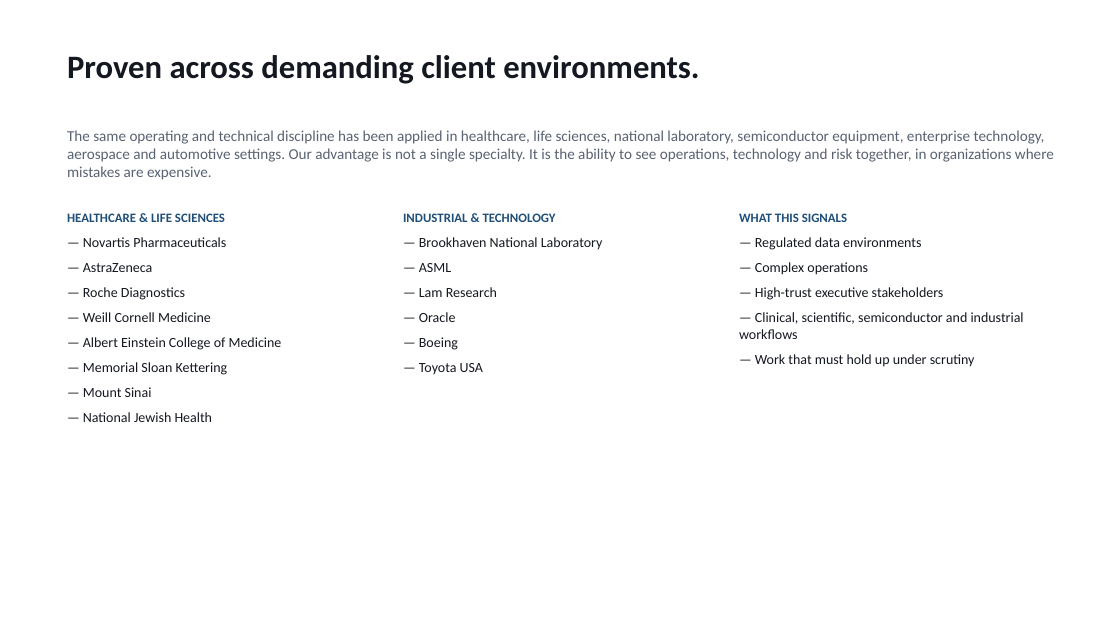
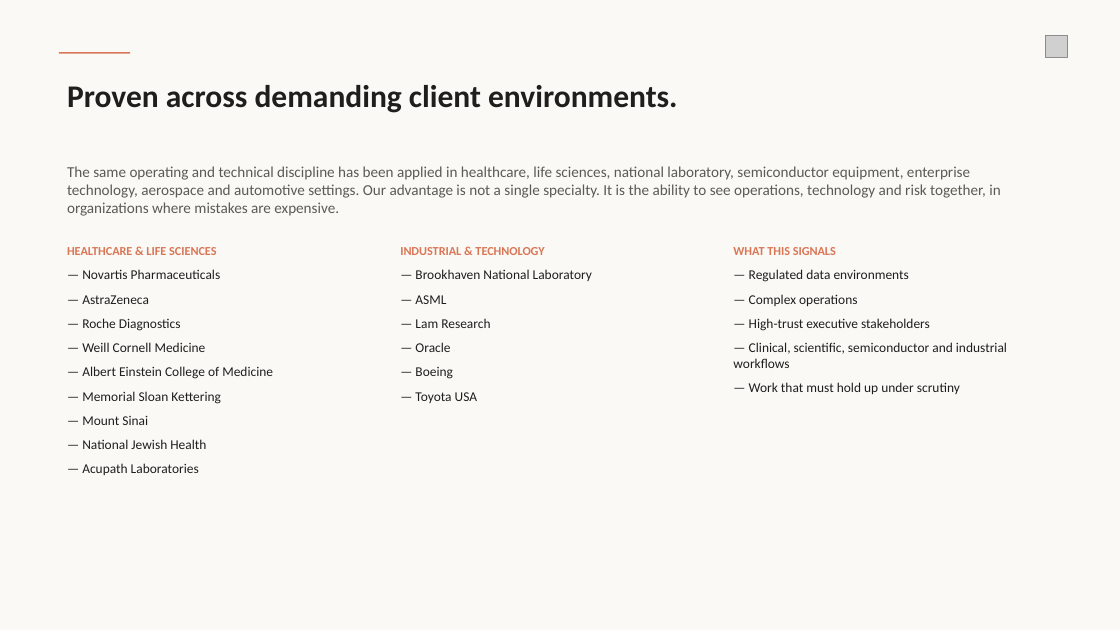
Before and after one commit to wirewalktech/AI-Extension, a slide deck: slide 9 of operating-review.pptx. Drawn at 1120x630 pixels with LibreOffice and Linux fonts; fonts in the diff are those of the drawing; grey boxes stand for pictures. Boxes give left, top, right and bottom in pixels: in the first picture for what was removed or moved away, otherwise in the second. Text is boxed around its words. In the diff, an @@ line names an element or a change of style, - is before the commit and + after.

```diff
--- a/operating-review.pptx
+++ b/operating-review.pptx
@@ background #FFFFFF to #FAF9F5 @@
@@ rectangle added at bbox=[59, 52, 130, 54], fill #D97757 @@
@@ picture added at bbox=[1046, 35, 1068, 57] @@
@@ text "Proven across demanding client environments.": place and size @@
-text "Proven across demanding client environments." at bbox=[67, 55, 699, 84]
+text "Proven across demanding client environments." at bbox=[67, 85, 678, 113]
@@ text "Proven across demanding client environments." at bbox=[67, 85, 678, 113]: size 28 to 27 pt, text colour #141820 to #1F1E1D @@
@@ text "The same operating and technical ...": place and size @@
-text "The same operating and technical ..." at bbox=[67, 130, 1054, 180]
+text "The same operating and technical ..." at bbox=[67, 166, 1000, 216]
@@ text "The same operating and technical ..." at bbox=[67, 166, 1000, 216]: text colour #5A6372 to #5C5A54 @@
@@ text "HEALTHCARE & LIFE SCIENCES": place and size @@
-text "HEALTHCARE & LIFE SCIENCES" at bbox=[67, 213, 282, 422]
+text "HEALTHCARE & LIFE SCIENCES" at bbox=[67, 247, 273, 475]
@@ text "INDUSTRIAL & TECHNOLOGY": place and size @@
-text "INDUSTRIAL & TECHNOLOGY" at bbox=[403, 213, 603, 375]
+text "INDUSTRIAL & TECHNOLOGY" at bbox=[400, 247, 592, 403]
@@ text "INDUSTRIAL & TECHNOLOGY" at bbox=[400, 247, 592, 403]: size 11 to 10.5 pt, text colour #1F4E79 to #D97757 in "INDUSTRIAL & TECHNOLOGY"; size 12 to 11.5 pt, text colour #141820 to #1F1E1D in "— Brookhaven National Laboratory", "— ASML", "— Lam Research", "— Oracle" and 2 more places @@
@@ text "WHAT THIS SIGNALS": place and size @@
-text "WHAT THIS SIGNALS" at bbox=[739, 213, 1024, 367]
+text "WHAT THIS SIGNALS" at bbox=[733, 247, 1007, 394]
@@ text "WHAT THIS SIGNALS" at bbox=[733, 247, 1007, 394]: size 11 to 10.5 pt, text colour #1F4E79 to #D97757 in "WHAT THIS SIGNALS"; size 12 to 11.5 pt, text colour #141820 to #1F1E1D @@
@@ text at bbox=[67, 247, 273, 449]: size 11 to 10.5 pt, text colour #1F4E79 to #D97757 in "HEALTHCARE & LIFE SCIENCES"; size 12 to 11.5 pt, text colour #141820 to #1F1E1D in "— Novartis Pharmaceuticals", "— AstraZeneca", "— Roche Diagnostics", "— Weill Cornell Medicine" and 4 more places @@
@@ text at bbox=[82, 463, 199, 475]: paragraph added @@
+— Acupath Laboratories
```
Also in this commit, not shown: 11 other slides changed, 5 other files.
